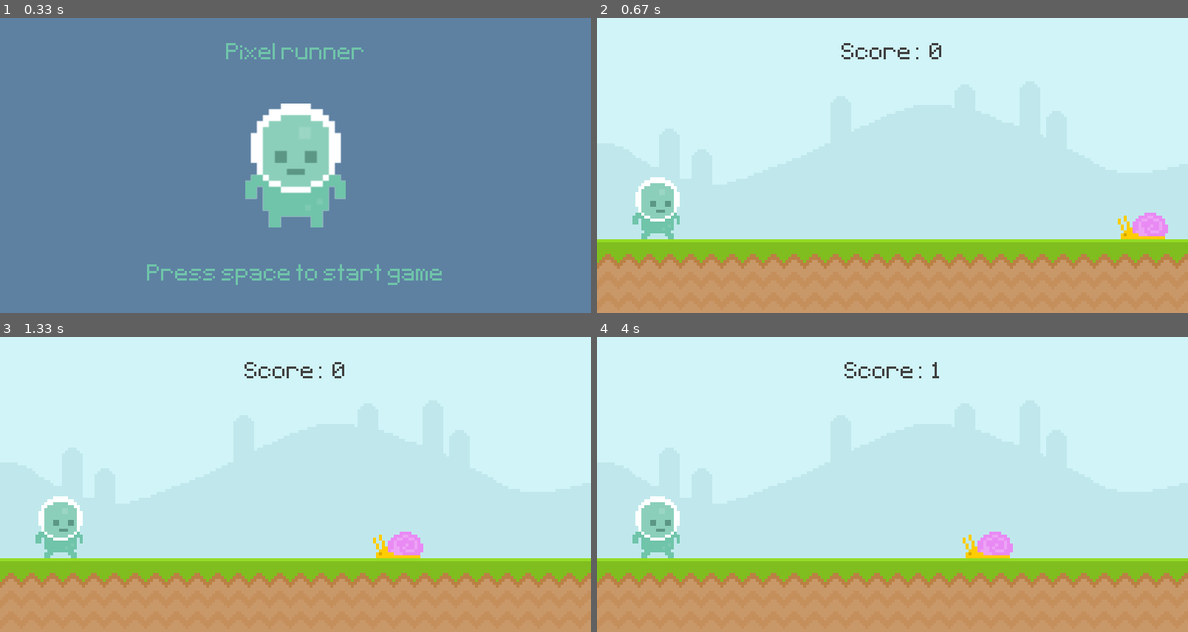
Above: before the commit, frames 1-4 (two rows, left to right).
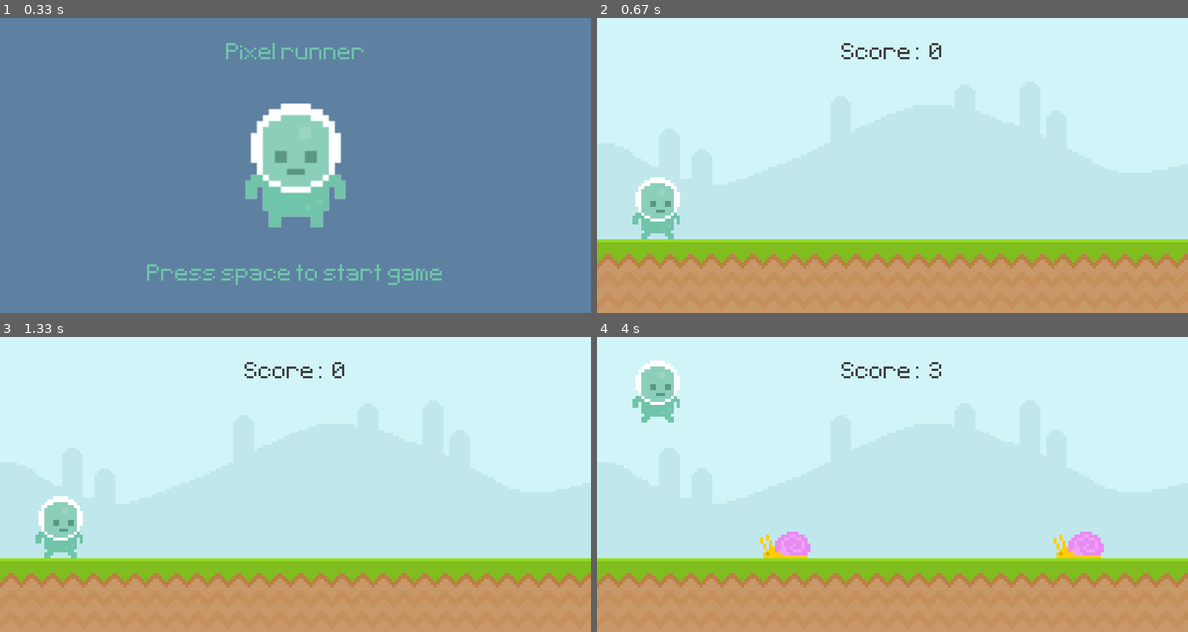
Above: after the commit, the same moments.

Repository: sonukuldeep/Pygame-introduction
Game: pygame game, started from runner.py
The game is run twice, just before and just after one commit, with the same random seed, the same clock (stepped at 60 frames per second) and the same inputs.
Inputs:
- Up to frame 1 (0.33 s): no input
- Up to frame 2 (0.67 s): tap Space at 0.33 s
- Up to frame 3 (1.33 s): tap Space at 0.67, 1.07 s
- Up to frame 4 (4 s): tap Space at 1.37, 1.9, 2.2, 2.4, 2.7, 2.97, 3.3, 3.6, 3.73 s

Frame 1 is identical in both runs. In frame 2, 0.6% of the frame differs, in the area x 88-97%, y 66-75%; in frame 3, 0.6%; in frame 4, 4.5%, in the area x 6-86%, y 8-75%.

Commit message:
added multiple obsticle and handled collisions

Diff:
--- a/runner.py
+++ b/runner.py
@@ -1,4 +1,5 @@
 import pygame
+from random import randint
 from sys import exit
 
 
@@ -10,6 +11,29 @@
     return current_time
 
 
+def obstacle_movement(obstacle_list):
+    if obstacle_list:
+        for obsticle_rect in obstacle_list:
+            obsticle_rect.x -= 5
+            if obsticle_rect.bottom == 300:
+                screen.blit(snail_surface, obsticle_rect)
+            else:
+                screen.blit(fly_surface, obsticle_rect)
+
+        obstacle_list = [obsticle for obsticle in obstacle_list if obsticle.x > -100]
+        return obstacle_list
+    else:
+        return []
+
+
+def collisions(player_rect, obsticles):
+    if obsticles:
+        for obsticle_rect in obsticles:
+            if player_rect.colliderect(obsticle_rect):
+                return False
+    return True
+
+
 pygame.init()
 screen = pygame.display.set_mode((800, 400))
 pygame.display.set_caption("Runner")
@@ -19,8 +43,14 @@
 
 sky_surface = pygame.image.load("assets/graphics/Sky.png").convert()
 ground_surface = pygame.image.load("assets/graphics/ground.png").convert()
+
+# obsticles
 snail_surface = pygame.image.load("assets/graphics/snail/snail1.png").convert_alpha()
-snail_rect = snail_surface.get_rect(midbottom=(600, 300))
+fly_surface = pygame.image.load("assets/graphics/Fly/Fly1.png")
+
+
+obsticle_rect_list = []
+
 snail_speed = -5
 start_time = 0
 score = 0
@@ -42,6 +72,10 @@
 help_text = test_font.render("Press space to start game", False, (111, 196, 169))
 help_text_rect = help_text.get_rect(center=(400, 350))
 
+# timer
+obsticle_timer = pygame.USEREVENT + 1
+pygame.time.set_timer(obsticle_timer, 1500)
+
 while True:
     for event in pygame.event.get():
         if event.type == pygame.QUIT:
@@ -54,8 +88,18 @@
                     if player_rect.bottom == 300:
                         player_gravity = -20
 
+            if event.type == obsticle_timer:
+                print("test")
+                if randint(0, 2):
+                    obsticle_rect_list.append(
+                        snail_surface.get_rect(bottomright=(randint(900, 1100), 300))
+                    )
+                else:
+                    obsticle_rect_list.append(
+                        fly_surface.get_rect(bottomright=(randint(900, 1100), 210))
+                    )
+
         elif event.type == pygame.KEYDOWN and event.key == pygame.K_SPACE:
-            snail_rect.left = 800
             game_is_active = True
             start_time = pygame.time.get_ticks()
 
@@ -64,7 +108,7 @@
         screen.blit(ground_surface, (0, 300))
 
         score = display_score()
-        screen.blit(snail_surface, snail_rect)
+        # screen.blit(snail_surface, snail_rect)
 
         player_gravity += 1
         player_rect.y += player_gravity
@@ -72,18 +116,25 @@
             player_rect.bottom = 300
         screen.blit(player_surface, player_rect)
 
+        # obsticle movement
+        obsticle_rect_list = obstacle_movement(obsticle_rect_list)
+
         # Collsion
-        if snail_rect.colliderect(player_rect):
-            game_is_active = False
+        # if snail_rect.colliderect(player_rect):
+        #     game_is_active = False
+        game_is_active = collisions(player_rect, obsticle_rect_list)
 
-        snail_rect.left += snail_speed
+        # snail_rect.left += snail_speed
 
-        if snail_rect.left < -100:
-            snail_rect.left = 800
+        # if snail_rect.left < -100:
+        #     snail_rect.left = 800
     else:
         screen.fill((94, 129, 162))
         screen.blit(player_stand_scaled, player_stand_rect)
         screen.blit(game_name, game_name_rect)
+        obsticle_rect_list.clear()
+        player_rect.midbottom = (80, 300)
+        player_gravity = 0
 
         if score == 0:
             screen.blit(help_text, help_text_rect)
@@ -92,6 +143,5 @@
             score_rect = score_text.get_rect(center=(400, 350))
             screen.blit(score_text, score_rect)
 
-
     pygame.display.update()
     clock.tick(60)
